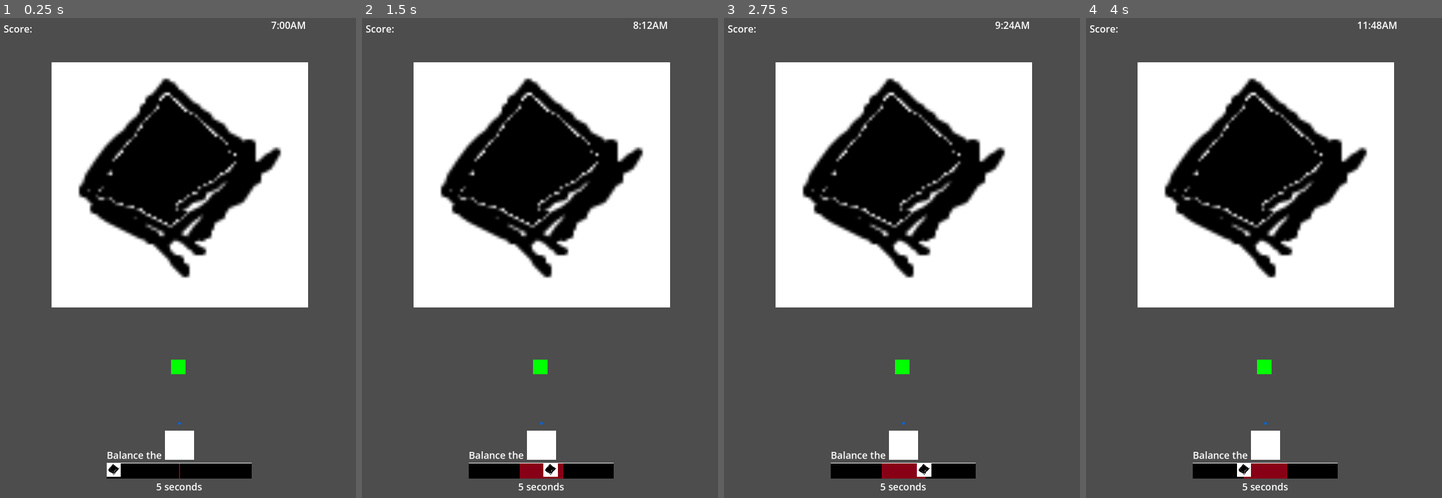
Above: before the commit, frames 1-4 (left to right).
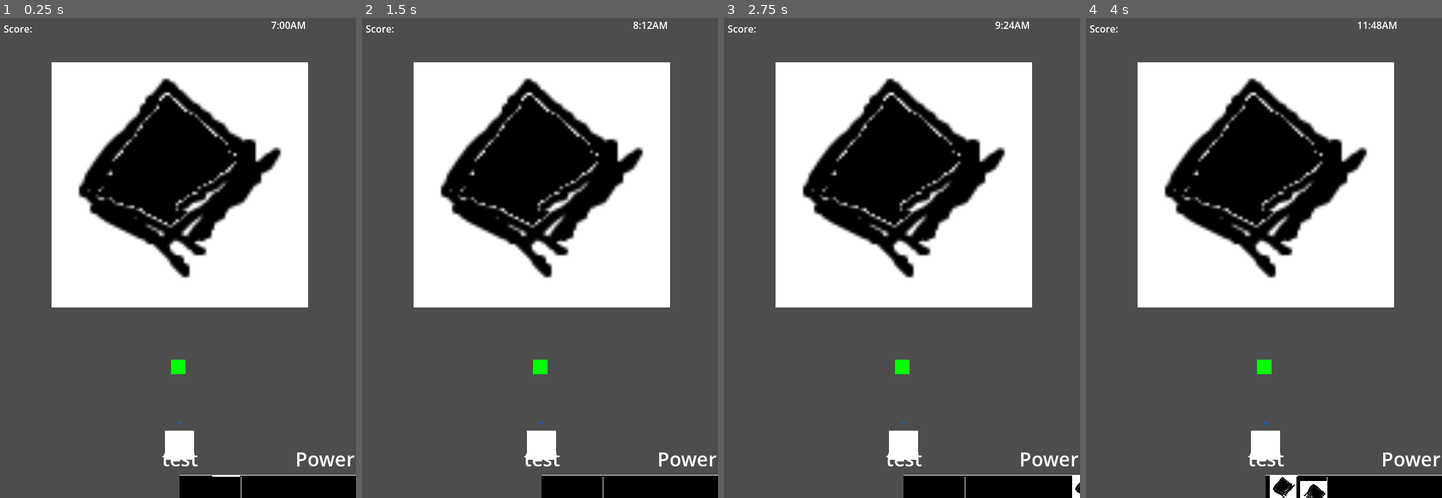
Above: after the commit, the same moments.

Repository: AndrewJDGalga/ggj2024
Game: Godot game, scene res://levels/testaj.tscn
The game is run twice, just before and just after one commit, with the same random seed, the same clock (stepped at 60 frames per second) and the same inputs. The project has no main scene, so this scene is started directly.
Inputs:
- Up to frame 1 (0.25 s): no input
- Up to frame 2 (1.5 s): tap Enter (ui_accept) at 0.5, 0.77, 1.07 s; hold Up (action1) 0.53-1.28 s; tap Down (action2) at 0.8, 1.35 s
- Up to frame 3 (2.75 s): tap Enter (ui_accept) at 1.52, 1.55, 1.82, 2.1 s; hold Up (action1) from 2.03 s (still down)
- Up to frame 4 (4 s): release Up (action1) at 2.78 s; tap Up (action1) at 2.85 s; tap Enter (ui_accept) at 3.02, 3.32, 3.77, 3.8 s; tap Down (action2) at 3.05 s; hold Down (action2) from 3.53 s (still down)

The runs differ from the first frame. In frame 1, 3.9% of the frame differs, in the area x 29-100%, y 90-100%; in frame 2, 3.9%; in frame 3, 3.9%; in frame 4, 3.9%.

Commit message:
golf meter + finalize balance meter

Diff:
--- a/UI/BalanceMeter.gd
+++ b/UI/BalanceMeter.gd
@@ -33,7 +33,6 @@
 	if cur_point_pos > 1.0 || \
 		cur_point_pos < 0.0:
 		emit_signal("has_failed")
-		#print("out of bounds")
 
 func stop():
 	is_running = false
--- a/UI/GolfMeter.gd
+++ b/UI/GolfMeter.gd
@@ -6,13 +6,30 @@
 # optional text label for the golf meter
 @export var text_label : Label
 
-# Called when the node enters the scene tree for the first time.
-func _ready():
-	pass # Replace with function body.
+var cur_meter_percent:float = 0.0
+var meter_dir:int = 1
+var is_running := true
 
-# Called every frame. 'delta' is the elapsed time since the previous frame.
 func _process(delta):
-	pass
+	if is_running:
+		if cur_meter_percent >= 1.0 || cur_meter_percent < 0.0:
+			meter_dir *= -1
+		cur_meter_percent += (delta/2)*meter_dir
+		set_meter_point_percent(cur_meter_percent)
+
+func get_percent()->float:
+	return cur_meter_percent
+
+func stop():
+	is_running= false
+	reset()
+
+func start():
+	is_running = true
+	reset()
+
+func reset():
+	cur_meter_percent = 0.0
 
 # function used for debugging the meter
 func step_debug_meter():
--- a/UI/GolfMeter/golf_meter_h.tscn
+++ b/UI/GolfMeter/golf_meter_h.tscn
@@ -1,15 +1,17 @@
-[gd_scene load_steps=3 format=3 uid="uid://12ecr48on814"]
+[gd_scene load_steps=4 format=3 uid="uid://12ecr48on814"]
 
-[ext_resource type="LabelSettings" uid="uid://11h7ay6l5xjs" path="res://UI/TitleLabelSettings.tres" id="1_gu40e"]
+[ext_resource type="LabelSettings" path="res://UI/TitleLabelSettings.tres" id="1_gu40e"]
+[ext_resource type="Script" path="res://UI/GolfMeter/golf_meter_host.gd" id="1_pf8rr"]
 [ext_resource type="PackedScene" uid="uid://bfrkthsjqt71x" path="res://UI/GolfMeter/golf_meter_base.tscn" id="2_rtgqq"]
 
-[node name="GolfMeterV" type="Control"]
+[node name="GolfMeterH" type="Control"]
 layout_mode = 3
 anchor_right = 0.803
 anchor_bottom = 0.13
 offset_right = 0.199982
 grow_horizontal = 2
 grow_vertical = 2
+script = ExtResource("1_pf8rr")
 
 [node name="HBoxContainer" type="VBoxContainer" parent="."]
 layout_mode = 0
--- /dev/null
+++ b/UI/GolfMeter/golf_meter_host.gd
@@ -0,0 +1,9 @@
+extends Control
+
+@onready var meter = $GolfMeter
+
+func start():
+	meter.start()
+
+func stop():
+	meter.stop()
--- a/UI/GolfMeter/golf_meter_v.tscn
+++ b/UI/GolfMeter/golf_meter_v.tscn
@@ -1,6 +1,7 @@
-[gd_scene load_steps=3 format=3 uid="uid://b3p6yc14m14xh"]
+[gd_scene load_steps=4 format=3 uid="uid://b3p6yc14m14xh"]
 
-[ext_resource type="LabelSettings" uid="uid://11h7ay6l5xjs" path="res://UI/TitleLabelSettings.tres" id="1_bu7fm"]
+[ext_resource type="LabelSettings" path="res://UI/TitleLabelSettings.tres" id="1_bu7fm"]
+[ext_resource type="Script" path="res://UI/GolfMeter/golf_meter_host.gd" id="1_rk8eb"]
 [ext_resource type="PackedScene" uid="uid://bfrkthsjqt71x" path="res://UI/GolfMeter/golf_meter_base.tscn" id="2_twwn7"]
 
 [node name="GolfMeterV" type="Control"]
@@ -10,6 +11,7 @@
 offset_bottom = -0.200012
 grow_horizontal = 2
 grow_vertical = 2
+script = ExtResource("1_rk8eb")
 
 [node name="Label" type="Label" parent="."]
 layout_mode = 2
--- a/entities/curtis.gd
+++ b/entities/curtis.gd
@@ -3,6 +3,8 @@
 @onready var lure = $fishing_lure
 @onready var anim_player = $AnimationPlayer
 @onready var catch_meter = $FishCatchMeter
+@onready var golf_meter_h = $GolfMeterH
+@onready var golf_meter_v = $GolfMeterV
 @export var game_manager:Game_Manager
 @export var turn_speed := 2.0
 ##rotation limit for player's line + accuracy mod
@@ -19,6 +21,9 @@
 
 func _ready():
 	catch_meter.set_meter_text("Balance the line!")
+	catch_meter.visible = false
+	golf_meter_h.visible = false
+	golf_meter_v.visible = false
 
 func _physics_process(delta):
 	if game_manager:
@@ -47,6 +52,7 @@
 				game_manager.cur_state = game_manager.PLAY_STATE.LINE_UP
 			game_manager.PLAY_STATE.CAST_SUCCEED:
 				print("cast success!")
+				catch_meter.visible = true
 				game_manager.cur_state = game_manager.PLAY_STATE.CATCHING
 			game_manager.PLAY_STATE.CATCHING:
 				if Input.is_action_pressed("action1"):
@@ -71,15 +77,19 @@
 				if (Input.is_action_pressed("action2")):
 					reward_instance.scroll_down()
 			game_manager.PLAY_STATE.CATCH_FAIL:
-				pass
+				print("catch fail")
+				game_manager.cur_state = game_manager.PLAY_STATE.LINE_UP
 			game_manager.PLAY_STATE.TEST:
-				#pass
-				if Input.is_action_just_pressed("ui_accept"):
-					catch_meter.start(0.3, 0.2)
-				if Input.is_action_pressed("action1"):
-					catch_meter.push_point(1, 2.0, delta)
-				if Input.is_action_pressed("action2"):
-					catch_meter.push_point(-1, 2.0, delta)
+				golf_meter_h.visible = true
+				golf_meter_v.visible = true
+
+
+				#if Input.is_action_just_pressed("ui_accept"):
+					#catch_meter.start(0.3, 0.2)
+				#if Input.is_action_pressed("action1"):
+					#catch_meter.push_point(1, 2.0, delta)
+				#if Input.is_action_pressed("action2"):
+					#catch_meter.push_point(-1, 2.0, delta)
 				#cur_throw_power = -50
 				#anim_player.play("toss_lure")
 				#game_manager.cur_state = game_manager.PLAY_STATE.CASTING
--- a/entities/curtis.tscn
+++ b/entities/curtis.tscn
@@ -1,9 +1,11 @@
-[gd_scene load_steps=8 format=3 uid="uid://crmbqldvypv24"]
+[gd_scene load_steps=10 format=3 uid="uid://crmbqldvypv24"]
 
 [ext_resource type="Script" path="res://entities/curtis.gd" id="1_7lmy5"]
 [ext_resource type="PackedScene" uid="uid://b6eadiimgwj4m" path="res://components/fishing_lure.tscn" id="2_gos2j"]
 [ext_resource type="PackedScene" uid="uid://cqqjao5hwaxgy" path="res://UI/reward_ui.tscn" id="2_m1w8c"]
 [ext_resource type="PackedScene" uid="uid://en2xq5wxjh10" path="res://UI/balance_meter.tscn" id="3_kl8f3"]
+[ext_resource type="PackedScene" uid="uid://12ecr48on814" path="res://UI/GolfMeter/golf_meter_h.tscn" id="5_vqemi"]
+[ext_resource type="PackedScene" uid="uid://b3p6yc14m14xh" path="res://UI/GolfMeter/golf_meter_v.tscn" id="6_6jjox"]
 
 [sub_resource type="CircleShape2D" id="CircleShape2D_7g544"]
 radius = 24.0
@@ -45,5 +47,9 @@
 offset_bottom = 154.0
 scale = Vector2(0.5, 0.5)
 
+[node name="GolfMeterH" parent="." instance=ExtResource("5_vqemi")]
+
+[node name="GolfMeterV" parent="." instance=ExtResource("6_6jjox")]
+
 [connection signal="animation_finished" from="AnimationPlayer" to="." method="_on_animation_player_animation_finished"]
 [connection signal="has_failed" from="FishCatchMeter" to="." method="_on_fish_catch_meter_has_failed"]
--- a/levels/game_manager.gd
+++ b/levels/game_manager.gd
@@ -12,8 +12,8 @@
 
 signal update_score(new_value)
 
-enum PLAY_STATE {TEST, LINE_UP, POWER, ACCURACY, CASTING, CATCHING, CATCH_FAIL,
-	CAST_SUCCEED, CATCH_SUCCEED, STANDUP_SITDOWN, WALKING, WRESTLING}
+enum PLAY_STATE { TEST, LINE_UP, POWER, ACCURACY, CASTING, CATCHING, CATCH_FAIL,
+	CAST_SUCCEED, CATCH_SUCCEED }
 var cur_state : PLAY_STATE = PLAY_STATE.TEST
 @export var lure_y_limit := -650
 var score:int
